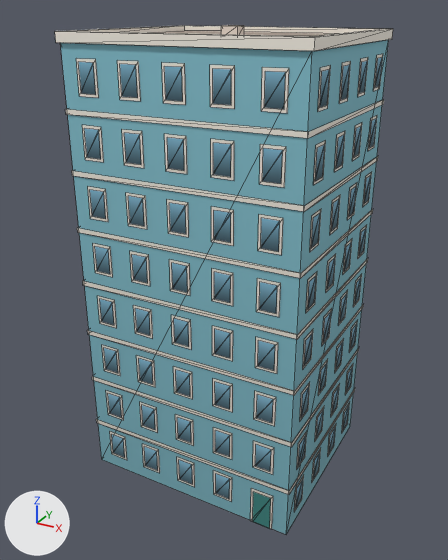
The glTF model newcity/art/kit/sky3_far.glb, before and after one commit.
Camera for both pictures: a 50 mm camera at (17.2, -32.3, 28.9) aimed at (-0.2, -0.6, 13.0). Arrows for +X, +Y and +Z are at lower left; the lights stay in place. The older version comes first. Mesh edges are drawn as thin lines. Vertices at exactly the same position are counted once.

The first picture shows 'sky3_far'.
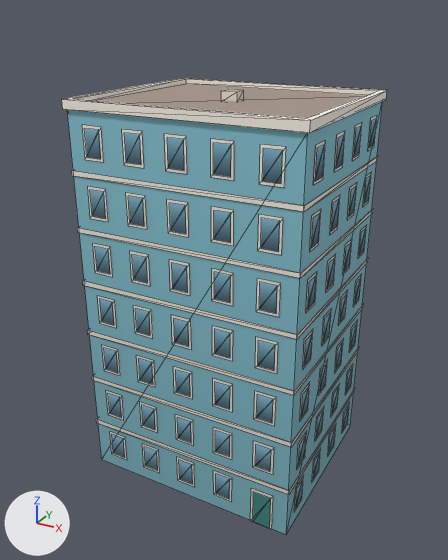
What differs and where, as boxes (x1, y1, x2, y2) in the pictures (448 x 560 px; the box of a moved part takes in the faces that stretch with it):
'sky3_far', reshaped (10% shorter): before (55, 25, 393, 534); after (62, 78, 387, 534)
part 1 of me_sky3_far, moved or reshaped: before (55, 26, 393, 51); after (62, 78, 387, 133)
part 2 of me_sky3_far, moved or reshaped: before (221, 25, 244, 35); after (221, 89, 244, 101)
part 3 of me_sky3_far, deleted: before (65, 54, 384, 138)
part 4 of me_sky3_far, moved or reshaped: before (61, 40, 389, 505); after (67, 101, 383, 505)

Diff of the bpy script that builds the scene:
```diff
--- a/newcity/art/kit/sky3_far.glb.py
+++ b/newcity/art/kit/sky3_far.glb.py
@@ me_sky3_far @@
 # used by ob_sky3_far; location = (0.0, 0.0, 0.0)
 # verts and faces of me_sky3_far; kept vertices keep their numbers, new ones are numbered from 948
 # before: 4 (-7.0, -6.0, 27.2) at pixel (60, 42), 5 (7.0, -6.0, 27.2) at pixel (312, 50), 6 (7.0, 6.0, 27.2) at pixel (388, 39), 7 (-7.0, 6.0, 27.2)
-me_sky3_far.from_pydata(...)  # 948 vertices, 502 faces; spans x -7.2..7.2, y -6.2..6.2, z 0.0..28.0
+me_sky3_far.from_pydata(...)  # 832 vertices, 444 faces; spans x -7.2..7.2, y -6.2..6.2, z 0.0..24.6
+# me_sky3_far part 1: the loose piece of 16 vertices spanning x -7.2..7.2, y -6.2..6.2, z 27.2..27.8 is moved by (0.0, 0.0, -3.4)
+# me_sky3_far part 2: the loose piece of 8 vertices spanning x -0.5..0.5, y -0.4..0.4, z 27.4..28.0 is moved by (0.0, 0.0, -3.4)
+# me_sky3_far part 3: 29 loose pieces with 116 vertices, spanning x -7.1..7.1, y -6.1..6.1, z 23.5..26.5, are deleted
+# me_sky3_far part 4
+for i in [*range(4, 8)]: verts[i] += (0.0, 0.0, -3.4)
 me_sky3_far.materials.append(mat_kit_atlas)
```
